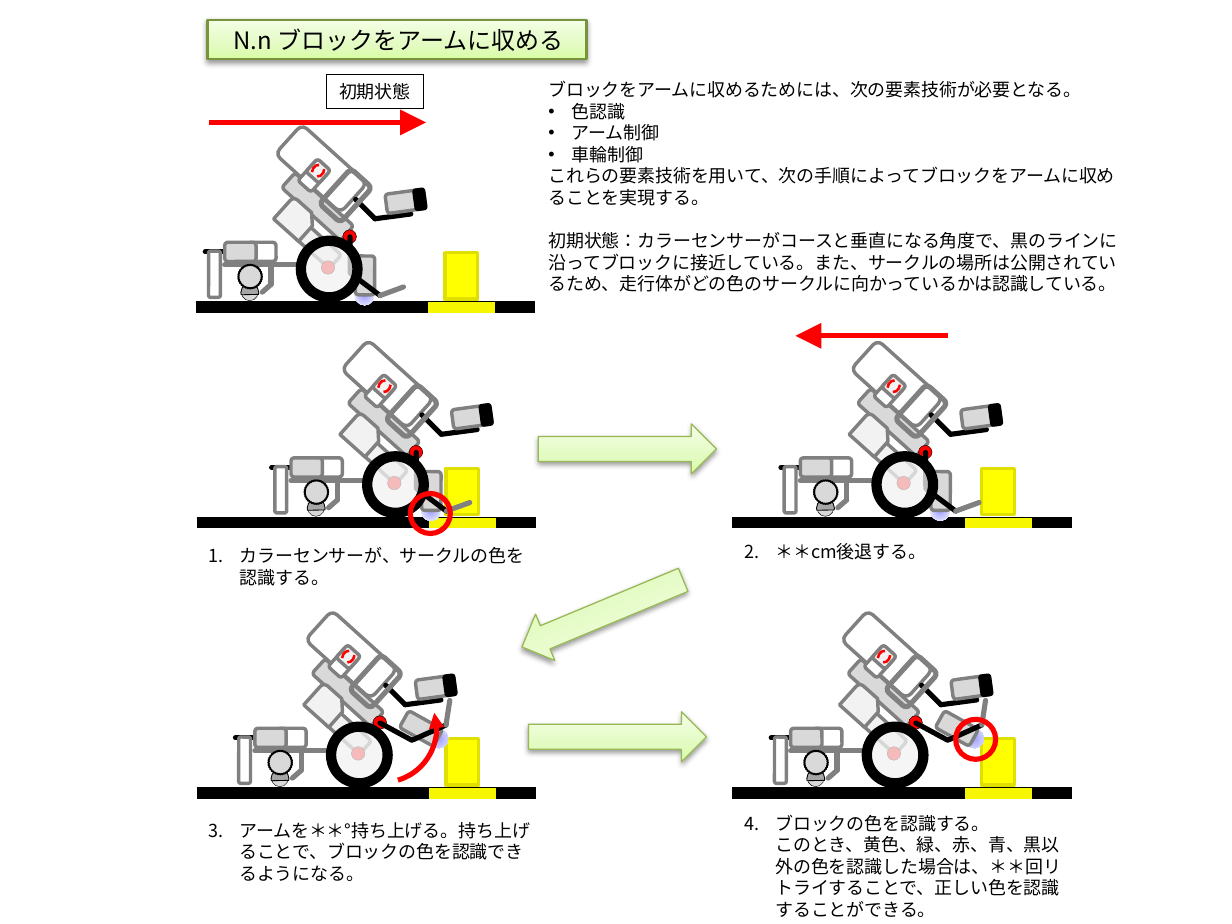
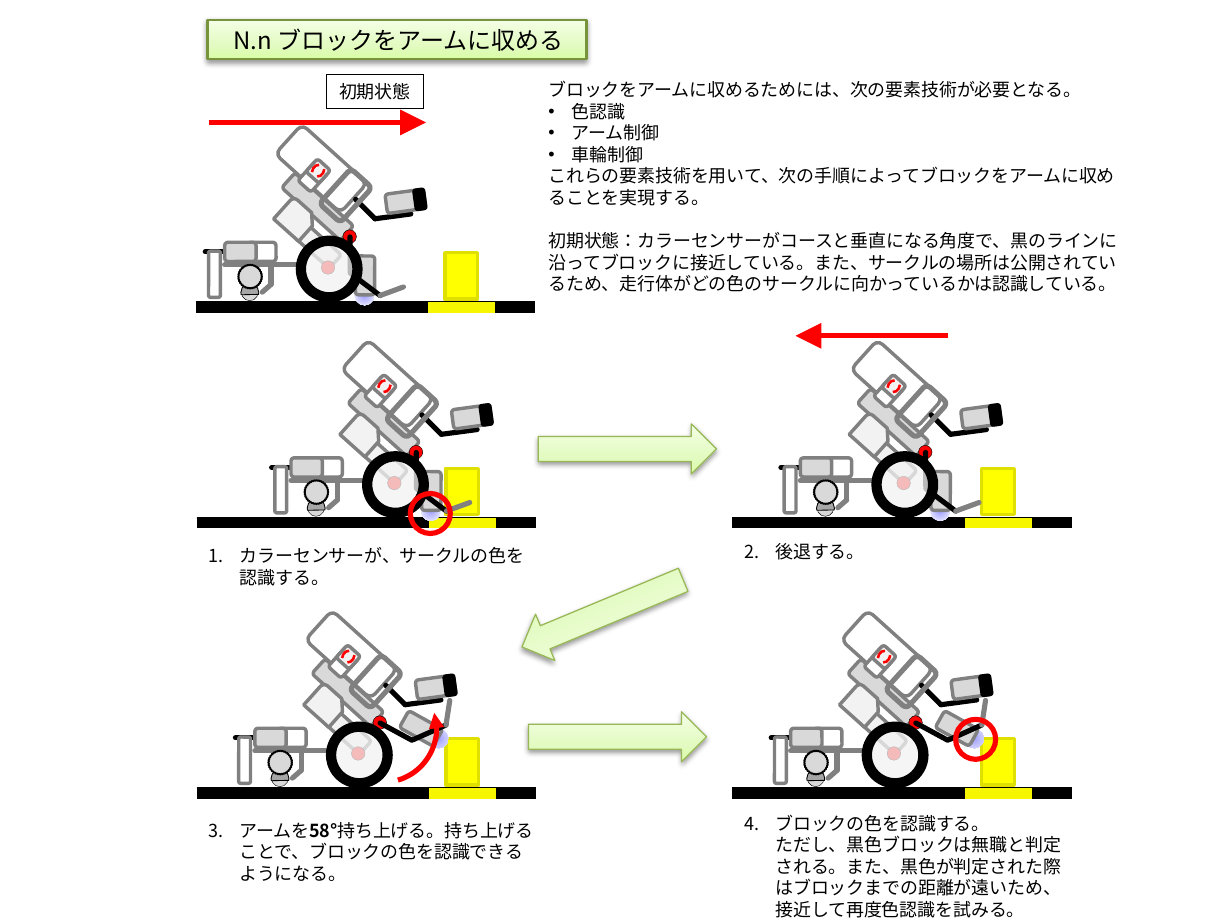
Before and after one commit to RITS-ETrobo/Yokohama, a slide deck: slide 1 of design/2016/models/HowToHoldBlock.pptx. Drawn at 1232x924 pixels with LibreOffice and Linux fonts; fonts in the diff are those of the drawing. Boxes give left, top, right and bottom in pixels: in the first picture for what was removed or moved away, otherwise in the second. Text is boxed around its words. In the diff, an @@ line names an element or a change of style, - is before the commit and + after.

```diff
--- a/design/2016/models/HowToHoldBlock.pptx
+++ b/design/2016/models/HowToHoldBlock.pptx
@@ text at (x1=776, y1=543, x2=865, y2=560): text changed @@
-2. ＊＊cm後退する。
+2. 後退する。
@@ text at (x1=239, y1=822, x2=533, y2=881): text changed @@
-3. アームを＊＊°持ち上げる。持ち上げることで、ブロックの色を認識できるようになる。
+3. アームを58°持ち上げる。持ち上げることで、ブロックの色を認識できるようになる。
@@ text at (x1=776, y1=814, x2=1061, y2=918): text changed @@
-4. ブロックの色を認識する。
-   このとき、黄色、緑、赤、青、黒以外の色を認識した場合は、＊＊回リトライすることで、正しい色を認識することができる。
+4. ブロックの色を認識する。
+   ただし、黒色ブロックは無職と判定される。また、黒色が判定された際はブロックまでの距離が遠いため、接近して再度色認識を試みる。
```
Also in this commit, not shown: 2 slides added.
